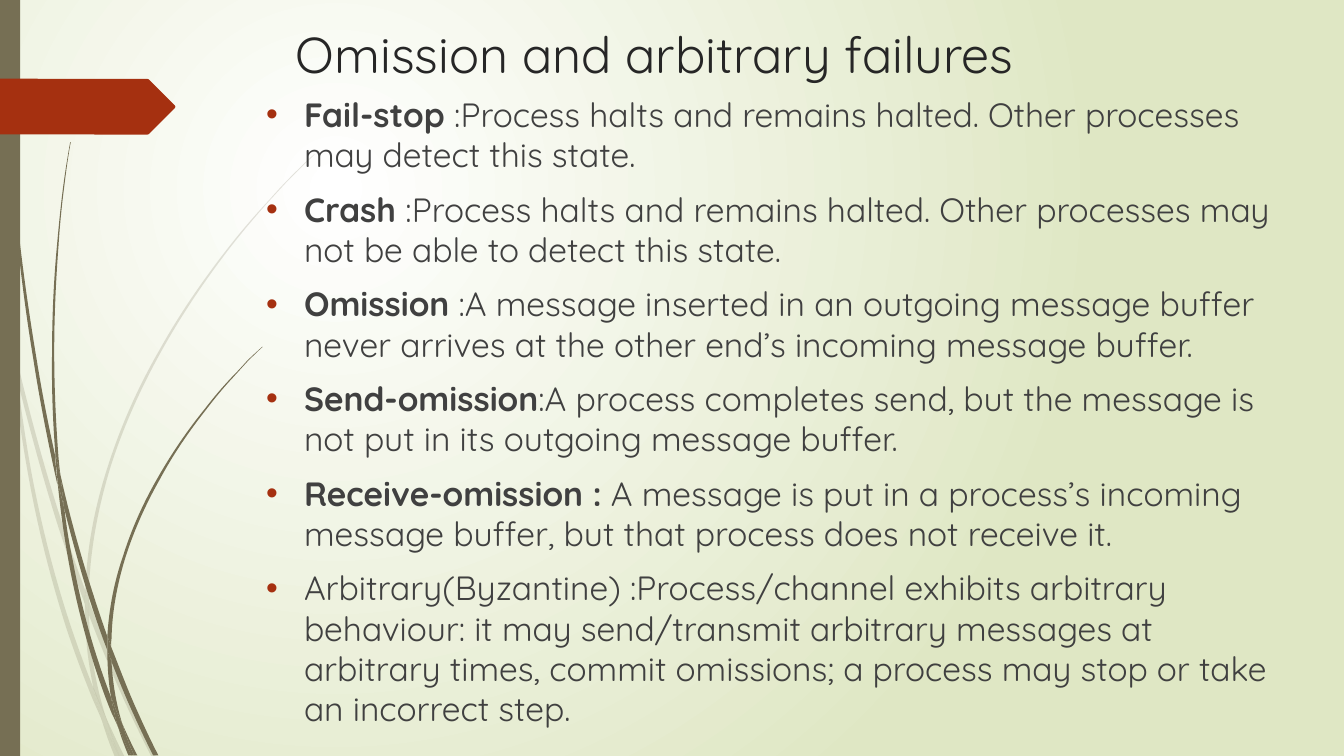
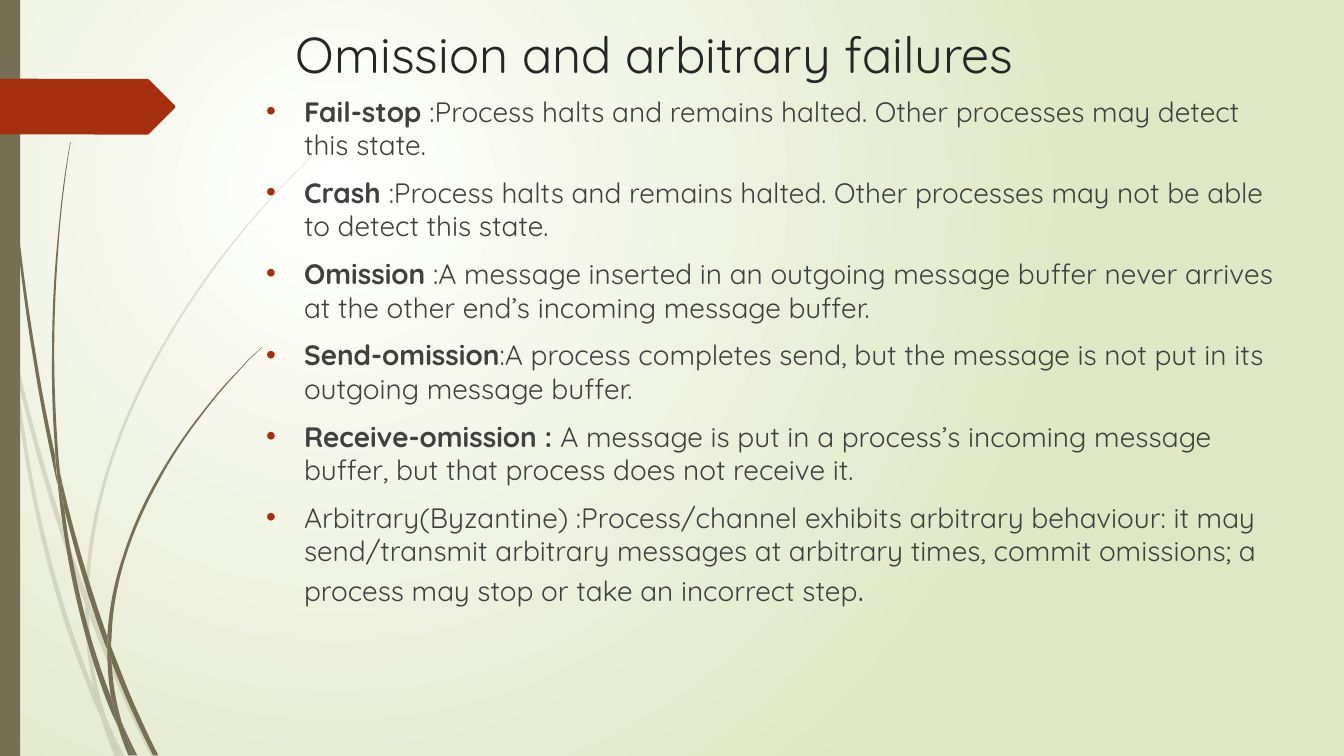
Before and after one commit to sarangparikh22/nmit-blockchain, a slide deck: slide 19 of Distributed Systems 101/Unit1_ppt.pptx. Drawn at 1344x756 pixels with LibreOffice and Linux fonts; fonts in the diff are those of the drawing. Boxes give left, top, right and bottom in pixels: in the first picture for what was removed or moved away, otherwise in the second. Text is boxed around its words. In the diff, an @@ line names an element or a change of style, - is before the commit and + after.

```diff
--- a/Distributed Systems 101/Unit1_ppt.pptx
+++ b/Distributed Systems 101/Unit1_ppt.pptx
@@ text "Fail-stop :Process halts and remains ..." at <box>304,101,1273,607</box>: size 24 to 20 pt @@
```
Also in this commit, not shown: 3 other slides changed, 49 slides added.
